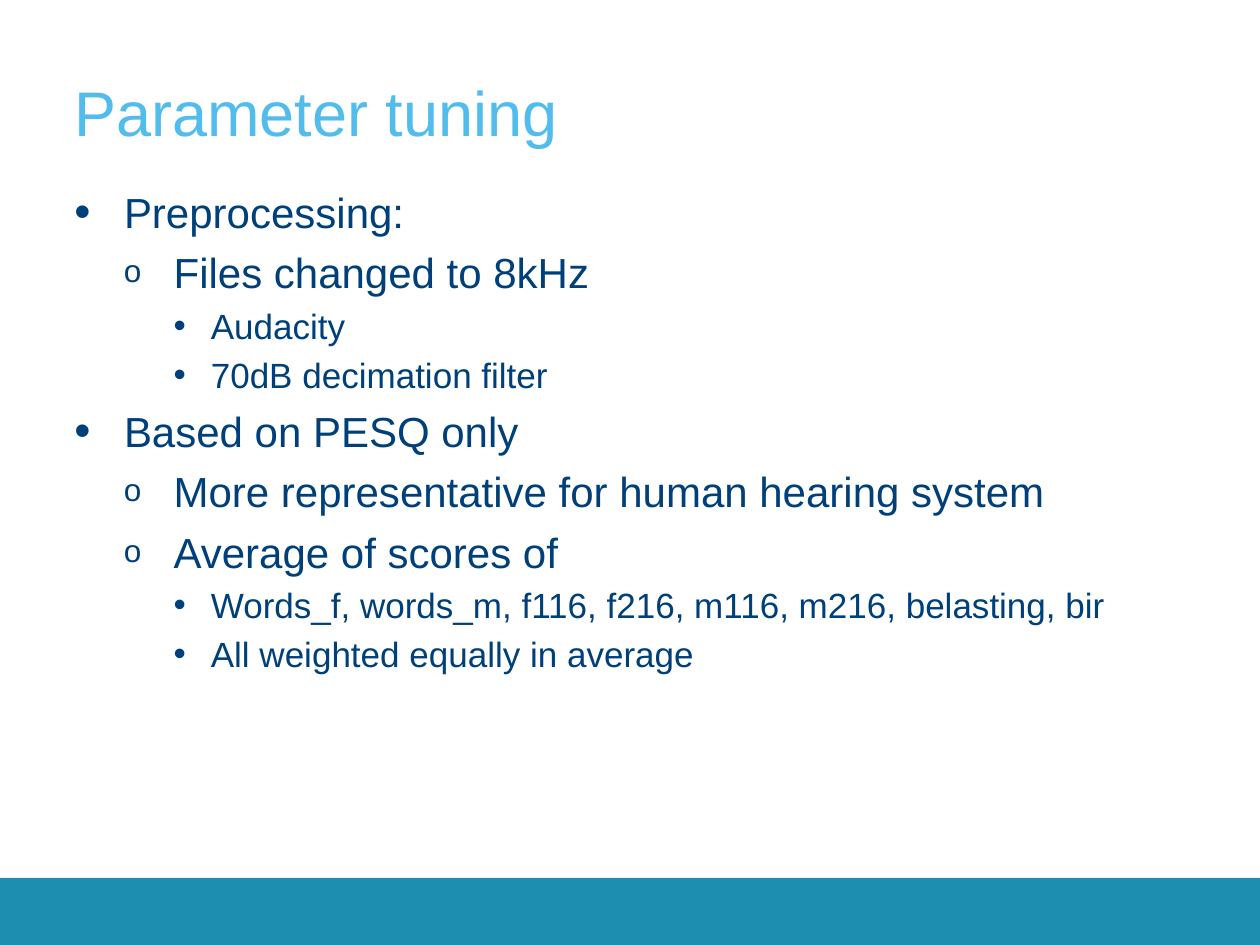
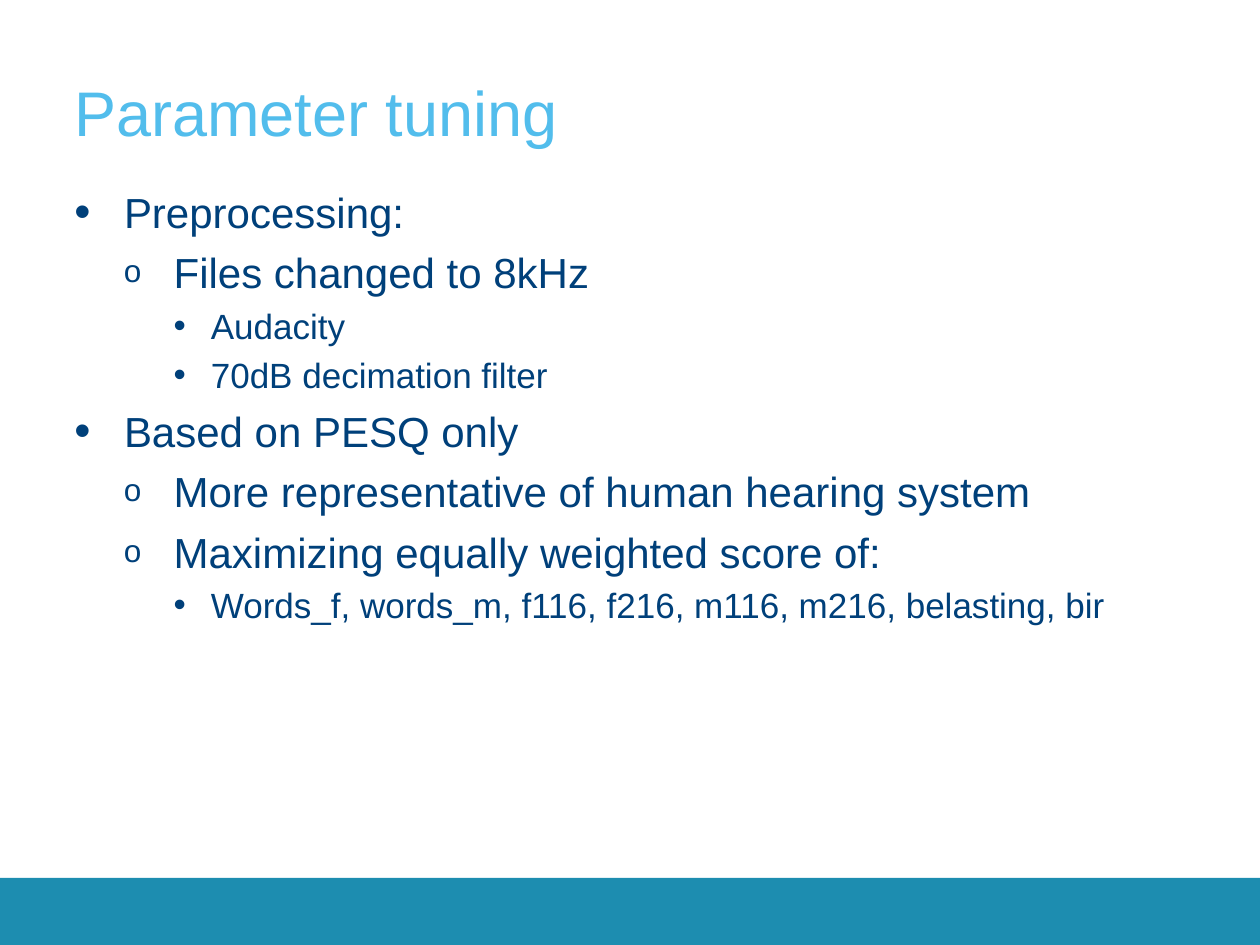
Before and after one commit to SepOwnage/P-O5, a slide deck: slide 4 of Presentatie/Presentation2.pptx. Drawn at 1260x945 pixels with LibreOffice and Linux fonts; fonts in the diff are those of the drawing; background and template pictures are left out. Boxes give left, top, right and bottom in pixels: in the first picture for what was removed or moved away, otherwise in the second. Text is boxed around its words. In the diff, an @@ line names an element or a change of style, - is before the commit and + after.

```diff
--- a/Presentatie/Presentation2.pptx
+++ b/Presentatie/Presentation2.pptx
@@ text at (174, 476, 1030, 576): text changed @@
-  o More representative for human hearing system
-  o Average of scores of
+  o More representative of human hearing system
+  o Maximizing equally weighted score of:
@@ text at (211, 641, 694, 674): paragraph removed @@
-    • All weighted equally in average
```
Also in this commit, not shown: 13 other slides changed, 2 slides added, 1 slide removed, 1 other file.
